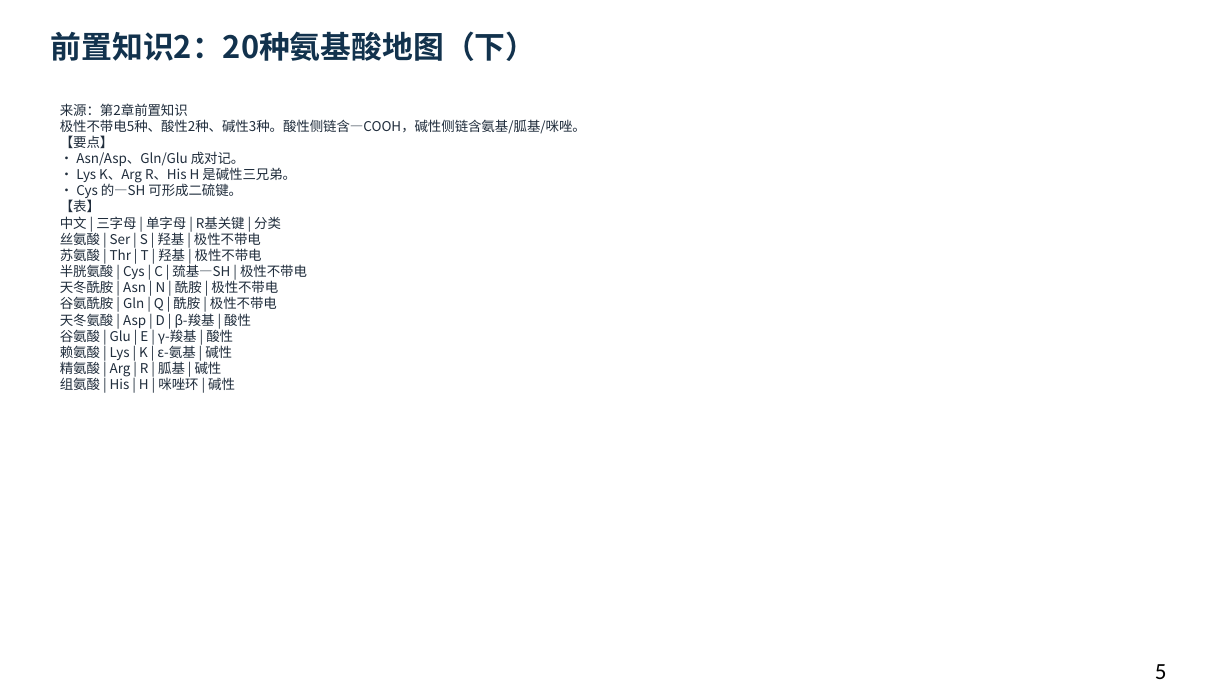
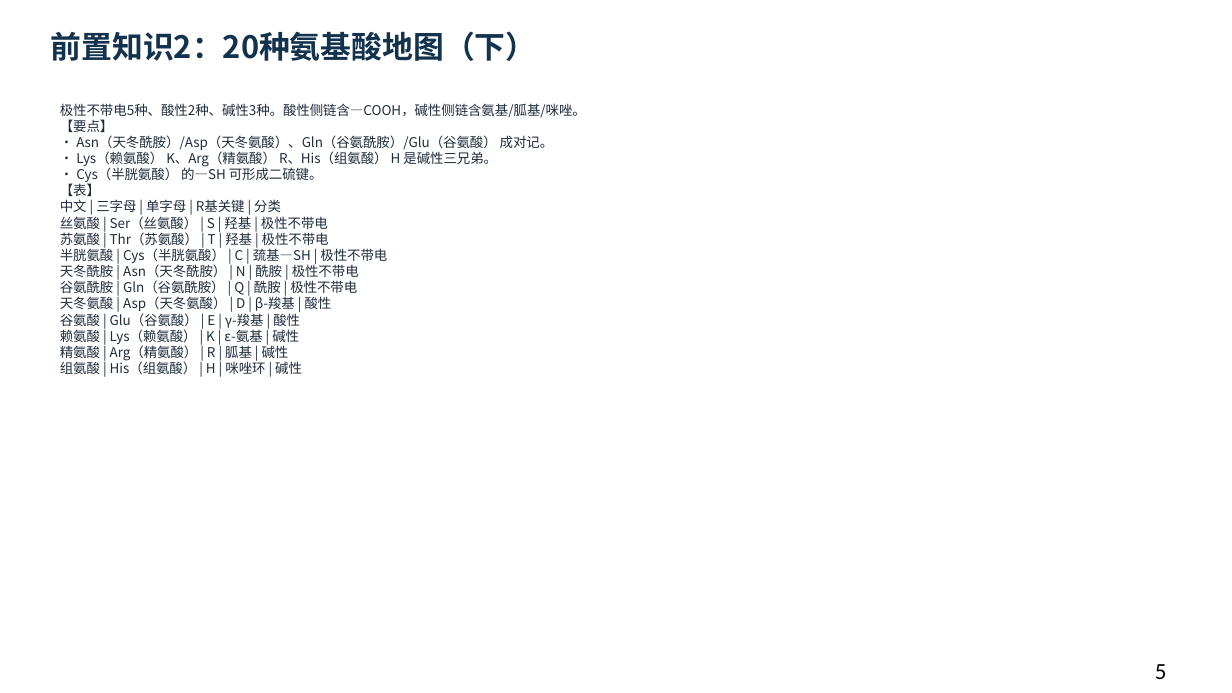
Before and after one commit to newkan-li/Biochemistry, a slide deck: slide 5 of downloads/bc02-ai-style.pptx. Drawn at 1232x693 pixels with LibreOffice and Linux fonts; fonts in the diff are those of the drawing. Boxes give left, top, right and bottom in pixels: in the first picture for what was removed or moved away, otherwise in the second. Text is boxed around its words. In the diff, an @@ line names an element or a change of style, - is before the commit and + after.

```diff
--- a/downloads/bc02-ai-style.pptx
+++ b/downloads/bc02-ai-style.pptx
@@ text at (x1=60, y1=103, x2=586, y2=374): text changed @@
-来源：第2章前置知识
-极性不带电5种、酸性2种、碱性3种。酸性侧链含—COOH，碱性侧链含氨基/胍基/咪唑。
-【要点】
-• Asn/Asp、Gln/Glu 成对记。
-• Lys K、Arg R、His H 是碱性三兄弟。
-• Cys 的—SH 可形成二硫键。
-【表】
-中文 | 三字母 | 单字母 | R基关键 | 分类
-丝氨酸 | Ser | S | 羟基 | 极性不带电
-苏氨酸 | Thr | T | 羟基 | 极性不带电
-半胱氨酸 | Cys | C | 巯基—SH | 极性不带电
-天冬酰胺 | Asn | N | 酰胺 | 极性不带电
-谷氨酰胺 | Gln | Q | 酰胺 | 极性不带电
-天冬氨酸 | Asp | D | β-羧基 | 酸性
-谷氨酸 | Glu | E | γ-羧基 | 酸性
-赖氨酸 | Lys | K | ε-氨基 | 碱性
-精氨酸 | Arg | R | 胍基 | 碱性
-组氨酸 | His | H | 咪唑环 | 碱性
+极性不带电5种、酸性2种、碱性3种。酸性侧链含—COOH，碱性侧链含氨基/胍基/咪唑。
+【要点】
+• Asn（天冬酰胺）/Asp（天冬氨酸）、Gln（谷氨酰胺）/Glu（谷氨酸） 成对记。
+• Lys（赖氨酸） K、Arg（精氨酸） R、His（组氨酸） H 是碱性三兄弟。
+• Cys（半胱氨酸） 的—SH 可形成二硫键。
+【表】
+中文 | 三字母 | 单字母 | R基关键 | 分类
+丝氨酸 | Ser（丝氨酸） | S | 羟基 | 极性不带电
+苏氨酸 | Thr（苏氨酸） | T | 羟基 | 极性不带电
+半胱氨酸 | Cys（半胱氨酸） | C | 巯基—SH | 极性不带电
+天冬酰胺 | Asn（天冬酰胺） | N | 酰胺 | 极性不带电
+谷氨酰胺 | Gln（谷氨酰胺） | Q | 酰胺 | 极性不带电
+天冬氨酸 | Asp（天冬氨酸） | D | β-羧基 | 酸性
+谷氨酸 | Glu（谷氨酸） | E | γ-羧基 | 酸性
+赖氨酸 | Lys（赖氨酸） | K | ε-氨基 | 碱性
+精氨酸 | Arg（精氨酸） | R | 胍基 | 碱性
+组氨酸 | His（组氨酸） | H | 咪唑环 | 碱性
```
Also in this commit, not shown: 150 other slides changed, 3 other files.
